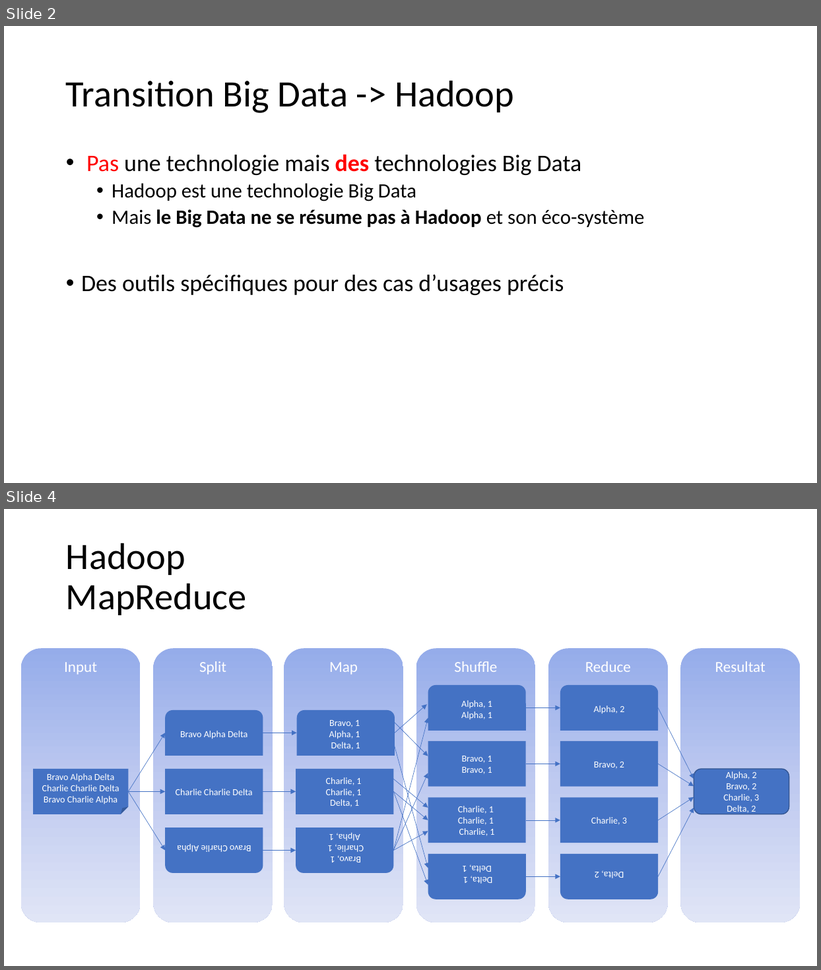
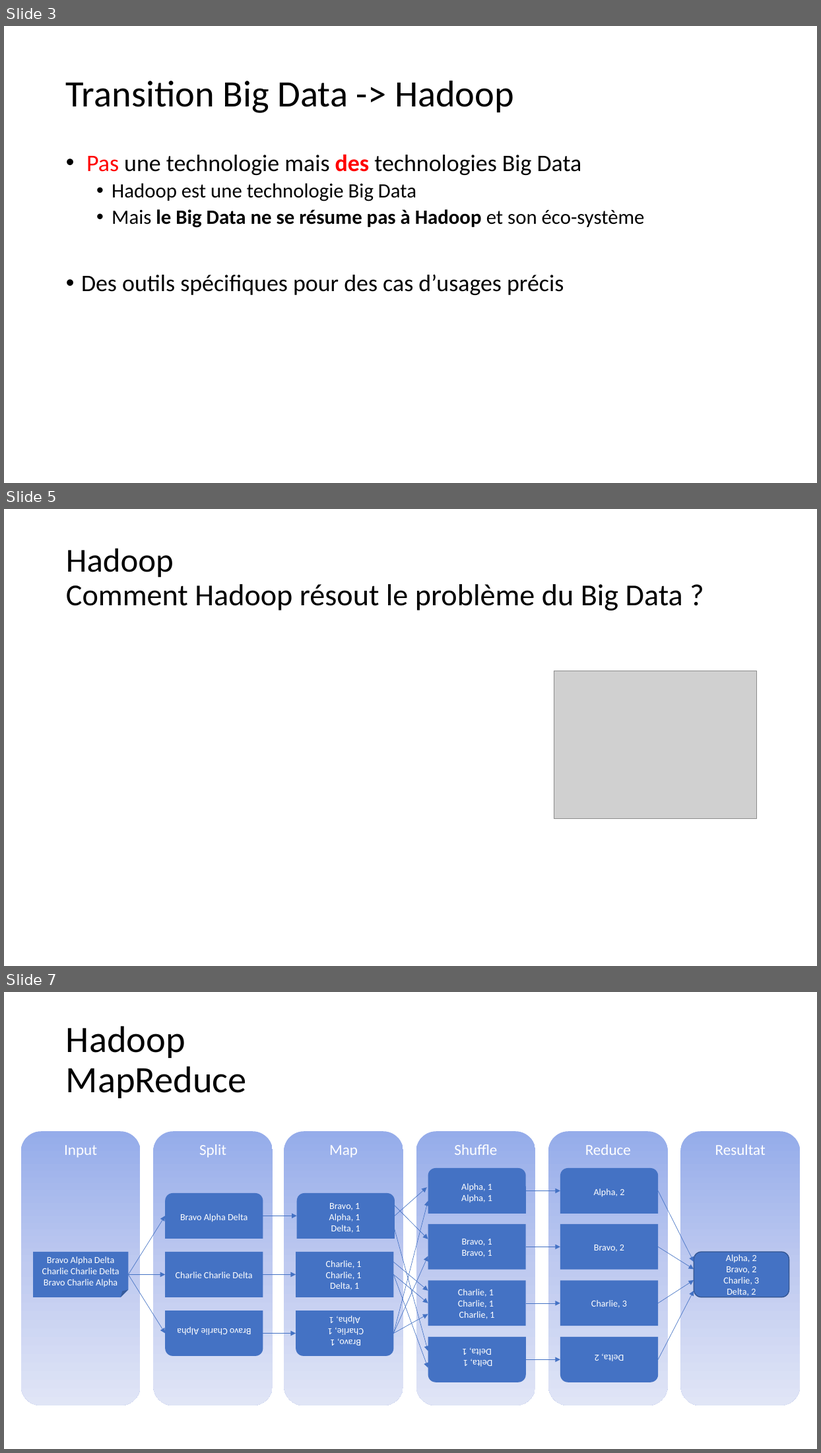
Before and after one commit to matritz-pro/share, a slide deck: topics/Data/bd/hadoop_cassandra/Hadoop_Cassandra.pptx. Shown one above the other, each under a label of ours: slides 2 and 4 before the commit, slides 3, 5 and 7 after it; the slides between them are not shown. The pictures are 821x970 and 821x1453 pixels, drawn with LibreOffice and Linux fonts; fonts in the diff are those of the drawing; grey boxes stand for pictures. Boxes give left, top, right and bottom in pixels: in the first picture for what was removed or moved away, otherwise in the second. Text is boxed around its words. In the diff, an @@ line names an element or a change of style, - is before the commit and + after.

```diff
--- a/topics/Data/bd/hadoop_cassandra/Hadoop_Cassandra.pptx
+++ b/topics/Data/bd/hadoop_cassandra/Hadoop_Cassandra.pptx
@@ slide 5 added at [4,509,817,966], background #FFFFFF @@
@@ title added at [66,548,683,611], 36 pt, text #000000 @@
+Hadoop
+Comment Hadoop résout le problème du Big Data ?
@@ picture added at [554,671,757,819] @@
@@ what was slide 2 is now slide 3 @@
@@ what was slide 4 is now slide 7 @@
```
Also in this commit, not shown: 3 slides changed, 10 other slides added, 1 slide removed, 20 other files.
